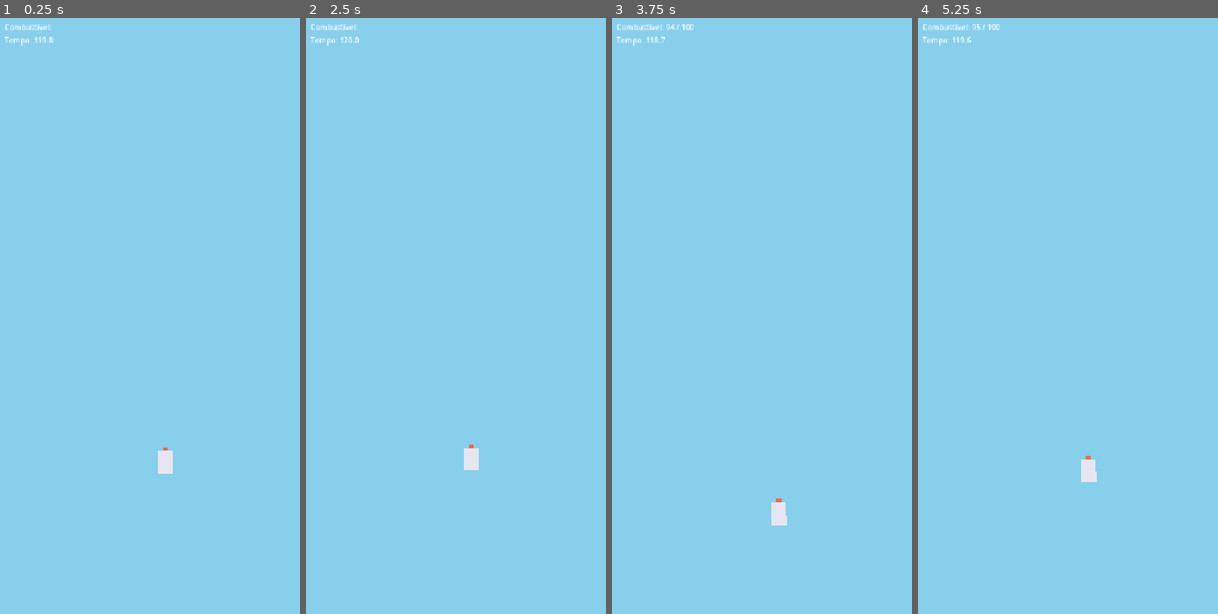
Above: before the commit, frames 1-4 (left to right).
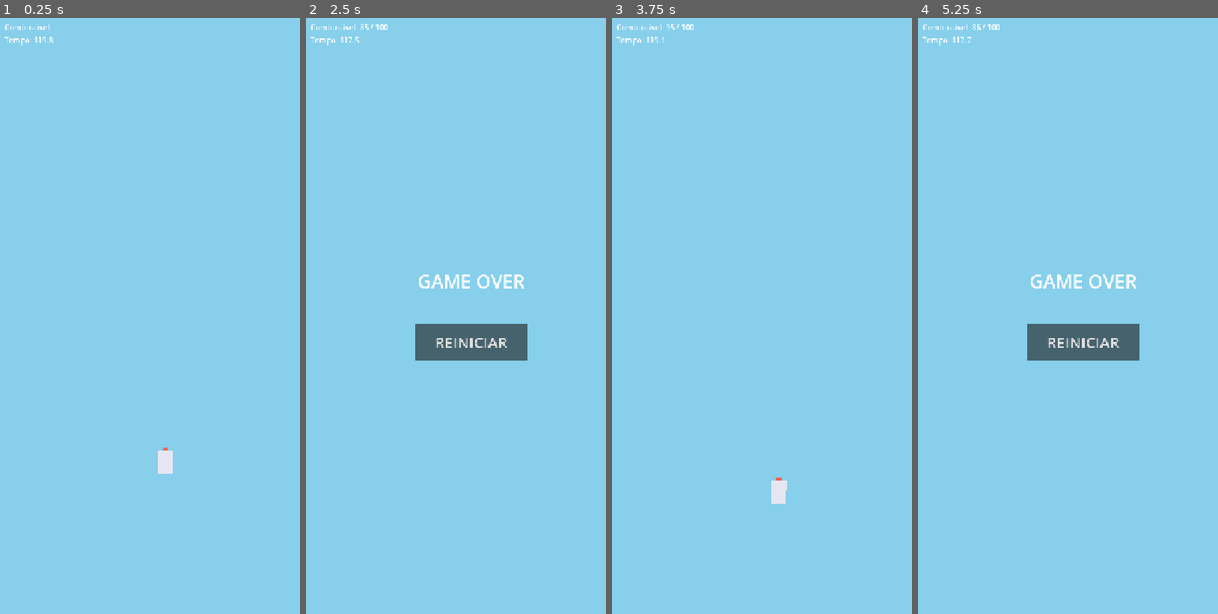
Above: after the commit, the same moments.

Repository: lucasevero/foguete-pra-lua
Game: Godot game, scene res://main.tscn
The game is run twice, just before and just after one commit, with the same random seed, the same clock (stepped at 60 frames per second) and the same inputs.
Inputs (mouse positions are in pixels of both pictures, inside the frame that each line leads up to):
- Up to frame 1 (0.25 s): no input
- Up to frame 2 (2.5 s): tap Enter at 0.5 s; move the mouse to (546, 286) at 0.52 s; hold R 0.53-1.25 s; click (546, 286) at 0.67 s; drag from (405, 345) to (456, 435) at 1.27 s; move the mouse to (504, 184) at 2.02 s; hold R from 2.03 s (still down); click (504, 184) at 2.17 s
- Up to frame 3 (3.75 s): release R at 2.75 s; click (777, 339) at 2.75 s, where only the run after the commit has a clickable "REINICIAR"; drag from (762, 435) to (675, 226) at 3.52 s
- Up to frame 4 (5.25 s): move the mouse to (1185, 405) at 4.27 s; hold R 4.28-5 s; click (1185, 405) at 4.42 s; drag from (981, 226) to (1032, 167) at 5.02 s

The runs differ from the first frame. In frame 1, less than 0.1% of the frame differs, in the area x 1-18%, y 1-5%; in frame 2, 3.0%, in the area x 1-74%, y 1-76%; in frame 3, 0.5%; in frame 4, 3.0%.

Commit message:
Game over UI (pause + restart button), fix editor crash, project setup for pixel art
integration:
- game over freezes the game (get_tree().paused = true) and shows a REINICIAR
  button; UI runs with process_mode ALWAYS so the button works while paused.
  R key removed (mobile has no keyboard).
- fix: ui.tscn had parent="" on the root node -> corrupt scene crashed the
  EDITOR on render (headless never renders, so smoke tests missed it).

project:
- renderer switched to gl_compatibility (right for mobile + web WebGL2, avoids
  the MoltenVK shader-convert crash in the editor).
- pixel-art: default_texture_filter=0 (nearest, crisp pixels).
- assets/ scaffold by area (sprites/player|obstacles|pickups|background, ui,
  cutscenes) + README with conventions and nano-banana prompt tips.
- serve_web.py + Web export preset committed for phone testing; ignore build/.

Contract unchanged. Verified: imports clean, editor opens.

Co-Authored-By: Claude Opus 4.8 <noreply@anthropic.com>

Diff:
--- a/game_manager.gd
+++ b/game_manager.gd
@@ -23,8 +23,6 @@
 
 func _process(delta: float) -> void:
 	if not running:
-		if Input.is_key_pressed(KEY_R):        # reiniciar após game over / vitória
-			get_tree().reload_current_scene()
 		return
 	time_left -= delta
 	GameEvents.time_changed.emit(time_left)
@@ -49,5 +47,5 @@
 	if not running:
 		return
 	running = false
-	GameEvents.game_over.emit(won)
-	# TODO(Dev D): pausar spawners, mostrar restart. get_tree().paused = true ?
+	GameEvents.game_over.emit(won)   # UI mostra o botão REINICIAR (process_mode=ALWAYS)
+	get_tree().paused = true         # congela o jogo (player, spawners, asteroides)
--- a/project.godot
+++ b/project.godot
@@ -12,7 +12,7 @@
 
 config/name="godot-game"
 run/main_scene="res://main.tscn"
-config/features=PackedStringArray("4.7", "Forward Plus")
+config/features=PackedStringArray("4.7", "GL Compatibility")
 config/icon="res://icon.svg"
 
 [autoload]
@@ -25,3 +25,9 @@
 window/size/viewport_height=1280
 window/stretch/mode="canvas_items"
 window/handheld/orientation="portrait"
+
+[rendering]
+
+renderer/rendering_method="gl_compatibility"
+renderer/rendering_method.mobile="gl_compatibility"
+textures/canvas_textures/default_texture_filter=0
--- a/ui.gd
+++ b/ui.gd
@@ -1,12 +1,15 @@
 extends CanvasLayer
-## DONO: Dev D — HUD. Só escuta signals, não conhece nenhum outro sistema.
+## DONO: Dev D — HUD. Só escuta signals. process_mode=ALWAYS (funciona na pausa).
 
 @onready var fuel_label: Label = $FuelLabel
 @onready var time_label: Label = $TimeLabel
 @onready var result_label: Label = $ResultLabel
+@onready var restart_button: Button = $RestartButton
 
 func _ready() -> void:
 	result_label.hide()
+	restart_button.hide()
+	restart_button.pressed.connect(_on_restart_pressed)
 	GameEvents.fuel_changed.connect(_on_fuel_changed)
 	GameEvents.time_changed.connect(_on_time_changed)
 	GameEvents.game_over.connect(_on_game_over)
@@ -18,7 +21,10 @@
 	time_label.text = "Tempo: %.1f" % seconds_left
 
 func _on_game_over(won: bool) -> void:
-	# TODO(Dev D): tela real de vitória/derrota + botão reiniciar
-	var msg := "VITÓRIA! ...mas nosso foguete também não volta." if won else "GAME OVER"
-	result_label.text = msg + "\n(R para reiniciar)"
+	result_label.text = "VITÓRIA!\n...mas nosso foguete também não volta." if won else "GAME OVER"
 	result_label.show()
+	restart_button.show()
+
+func _on_restart_pressed() -> void:
+	get_tree().paused = false            # despausa antes de recarregar
+	get_tree().reload_current_scene()
--- a/ui.tscn
+++ b/ui.tscn
@@ -3,6 +3,7 @@
 [ext_resource type="Script" path="res://ui.gd" id="1"]
 
 [node name="UI" type="CanvasLayer"]
+process_mode = 3
 script = ExtResource("1")
 
 [node name="FuelLabel" type="Label" parent="."]
@@ -20,9 +21,20 @@
 text = "Tempo:"
 
 [node name="ResultLabel" type="Label" parent="."]
-offset_left = 400.0
-offset_top = 300.0
-offset_right = 750.0
-offset_bottom = 340.0
+offset_left = 40.0
+offset_top = 520.0
+offset_right = 680.0
+offset_bottom = 620.0
+theme_override_font_sizes/font_size = 40
 text = "GAME OVER"
 horizontal_alignment = 1
+vertical_alignment = 1
+autowrap_mode = 2
+
+[node name="RestartButton" type="Button" parent="."]
+offset_left = 240.0
+offset_top = 660.0
+offset_right = 480.0
+offset_bottom = 740.0
+theme_override_font_sizes/font_size = 32
+text = "REINICIAR"
Not shown, added: export_presets.cfg
Not shown, changed: .claude/devlog/integration.md
Not shown, changed: .gitignore
Not shown, added: assets/README.md
Not shown, added: assets/cutscenes/.gitkeep
Not shown, added: assets/sprites/background/.gitkeep
Not shown, added: assets/sprites/obstacles/.gitkeep
Not shown, added: assets/sprites/pickups/.gitkeep
Not shown, added: assets/sprites/player/.gitkeep
Not shown, added: assets/ui/.gitkeep
Not shown, added: serve_web.py
